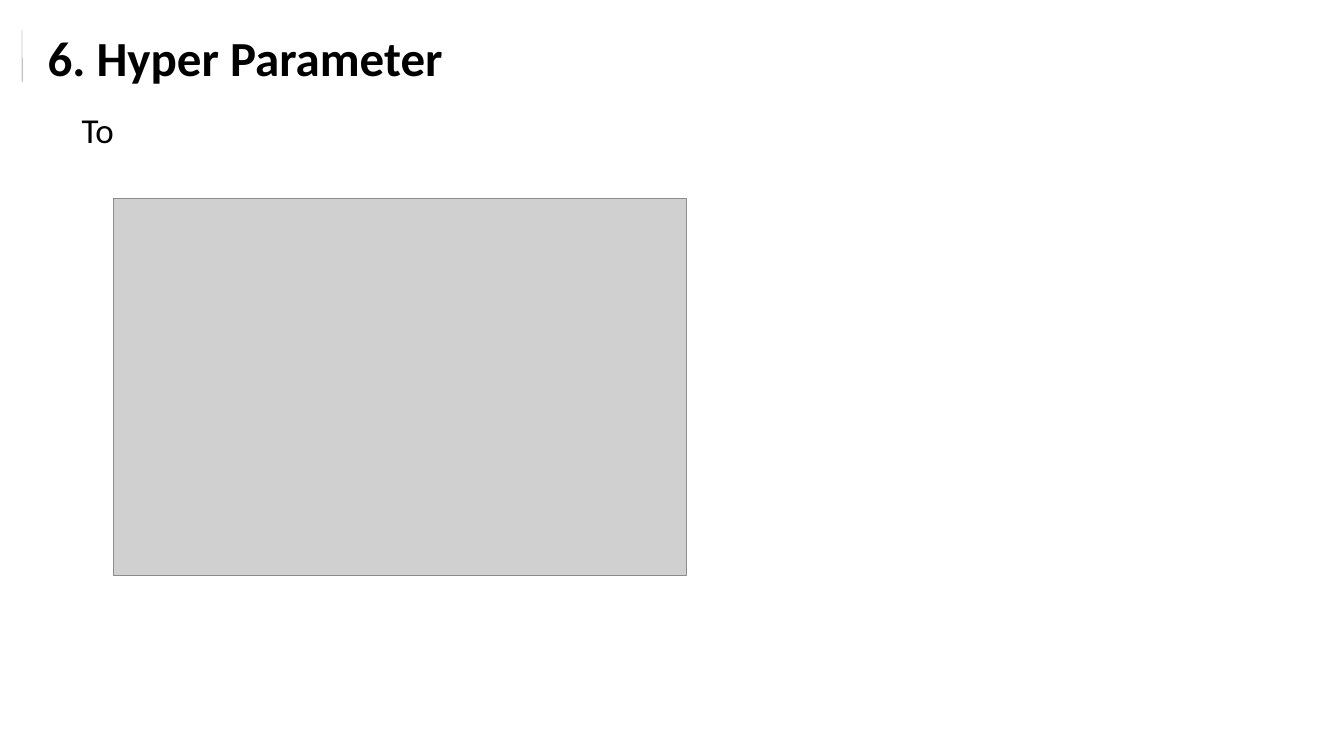
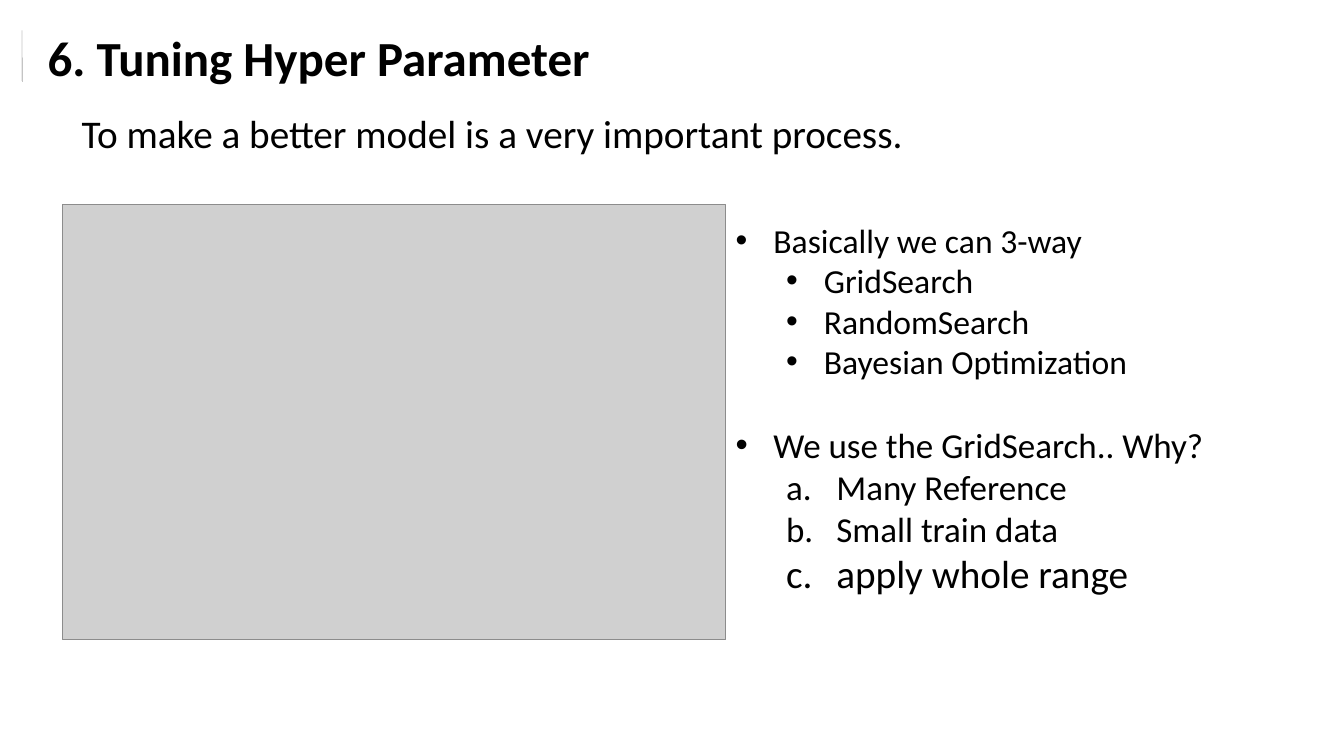
Before and after one commit to chazzy1/nycdsaML, a slide deck: slide 6 of documents/House_prediction_choi.pptx (slide 10 before the commit). Drawn at 1344x756 pixels with LibreOffice and Linux fonts; fonts in the diff are those of the drawing; grey boxes stand for pictures. Boxes give left, top, right and bottom in pixels: in the first picture for what was removed or moved away, otherwise in the second. Text is boxed around its words. In the diff, an @@ line names an element or a change of style, - is before the commit and + after.

```diff
--- a/documents/House_prediction_choi.pptx
+++ b/documents/House_prediction_choi.pptx
@@ text at box(48, 41, 590, 85): text changed @@
-6. Hyper Parameter
+6. Tuning Hyper Parameter
@@ text at box(82, 120, 903, 155): text changed; size 25 to 28 pt @@
-To
+To make a better model is a very important process.
@@ picture: place and size @@
-picture at box(113, 199, 687, 576)
+picture at box(63, 204, 726, 639)
@@ text added at box(773, 229, 1203, 595), 24 pt, text #000000 @@
+• Basically we can 3-way
+  • GridSearch
+  • RandomSearch
+  • Bayesian Optimization
+• We use the GridSearch.. Why?
+  a. Many Reference
+  b. Small train data
+  c. apply whole range
```
Also in this commit, not shown: 2 other slides changed, 4 slides added, 7 slides removed, 13 other files.
